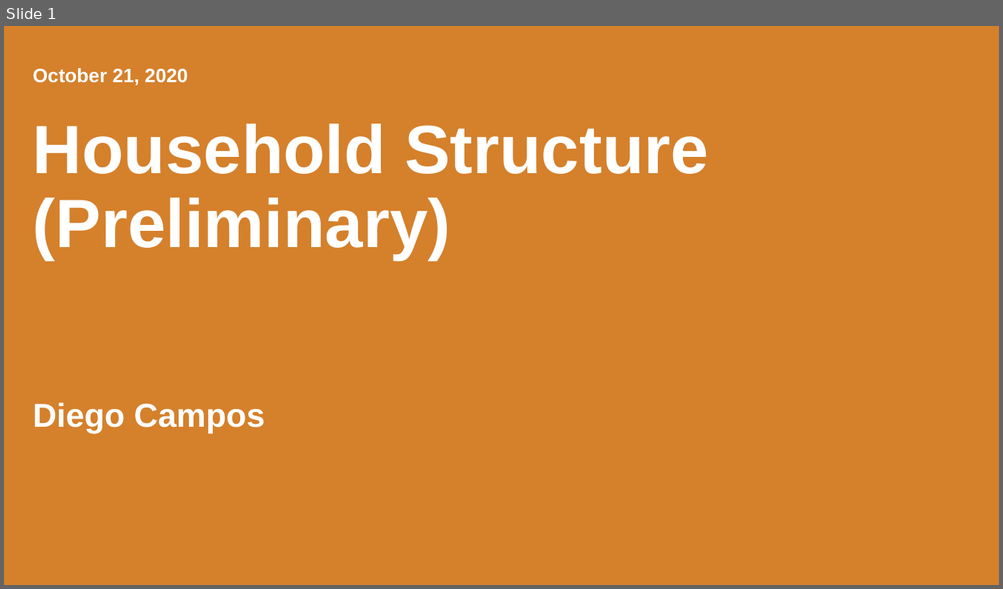
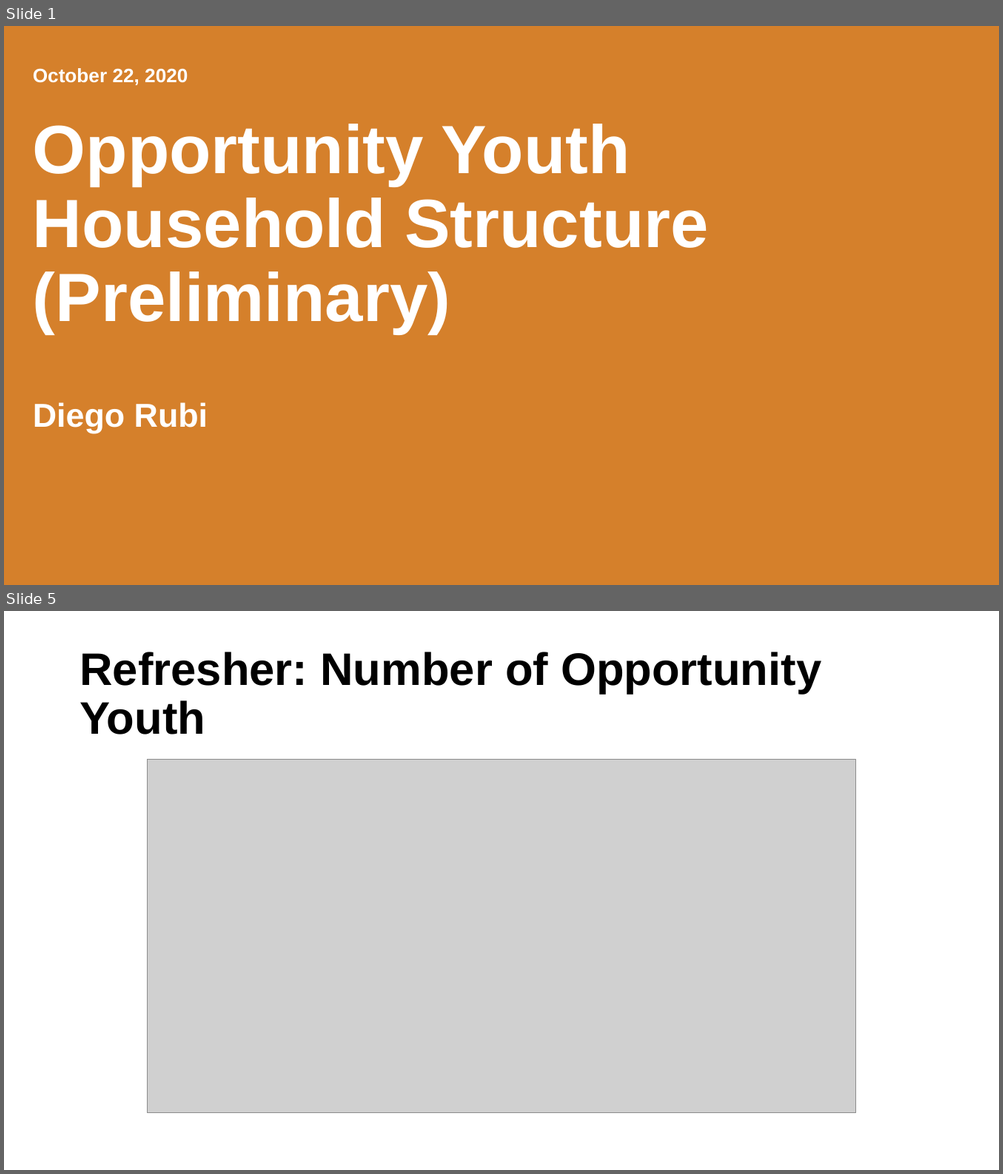
Before and after one commit to ucdiegorubi/oy_census_analysis, a slide deck: create_powerpoint/household_structure_estimates.pptx. Shown one above the other, each under a label of ours: slide 1 before the commit, slides 1 and 5 after it; the slides between them are not shown. The pictures are 1003x589 and 1003x1174 pixels, drawn with LibreOffice and Linux fonts; fonts in the diff are those of the drawing; grey boxes stand for pictures; background and template pictures are left out. Boxes give left, top, right and bottom in pixels: in the first picture for what was removed or moved away, otherwise in the second. Text is boxed around its words. In the diff, an @@ line names an element or a change of style, - is before the commit and + after.

Commit message:
updates to movisualizations and added stuff about number of oy households and whatnot

```diff
--- a/create_powerpoint/household_structure_estimates.pptx
+++ b/create_powerpoint/household_structure_estimates.pptx
@@ slide 5 added at [4, 611, 999, 1170], background #FFFFFF @@
@@ title added at [79, 652, 821, 735], 44 pt, text #000000, bold @@
+Refresher: Number of Opportunity Youth
@@ picture added at [148, 760, 856, 1114] @@
@@ slide 1 changed as well @@
@@ text at [33, 68, 188, 85]: text changed @@
-October 21, 2020
+October 22, 2020
@@ title at [33, 124, 708, 334]: text changed @@
-Household Structure (Preliminary)
+Opportunity Youth Household Structure (Preliminary)
@@ subtitle at [33, 403, 208, 434]: text changed @@
-Diego Campos
+Diego Rubi
```
Also in this commit, not shown: 1 other slide changed, 6 other slides added, 6 other files.
